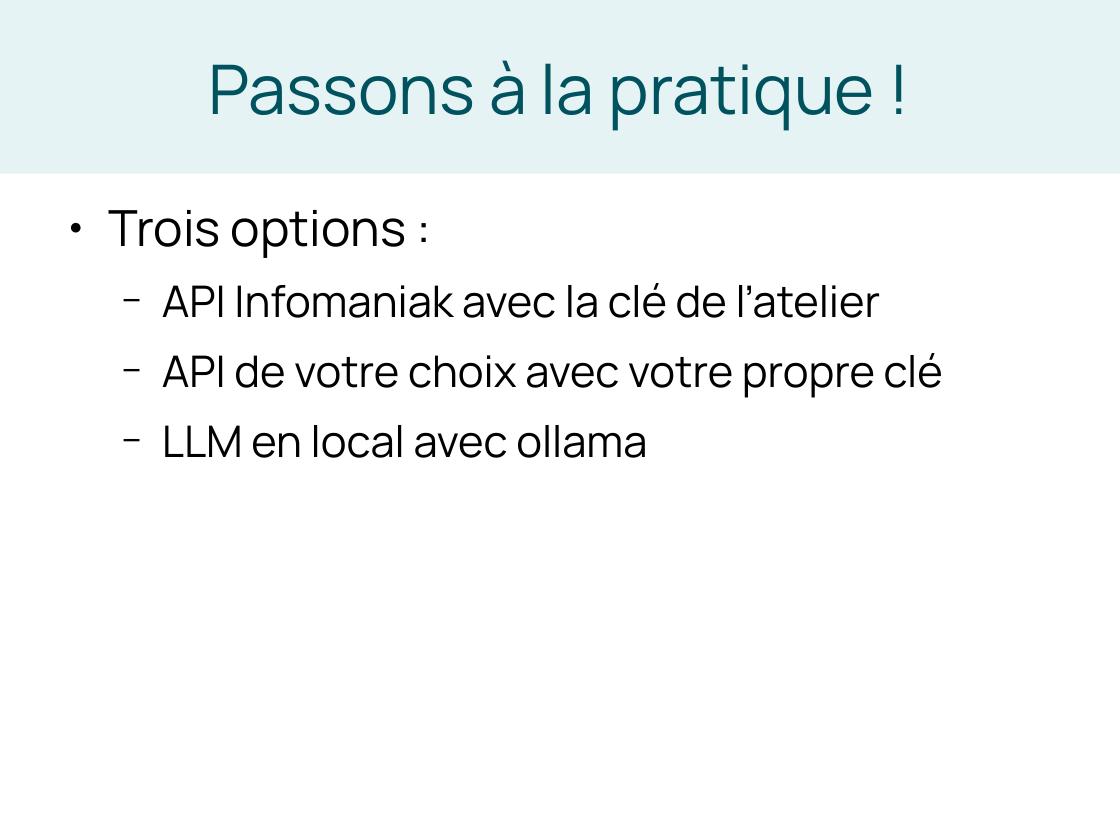
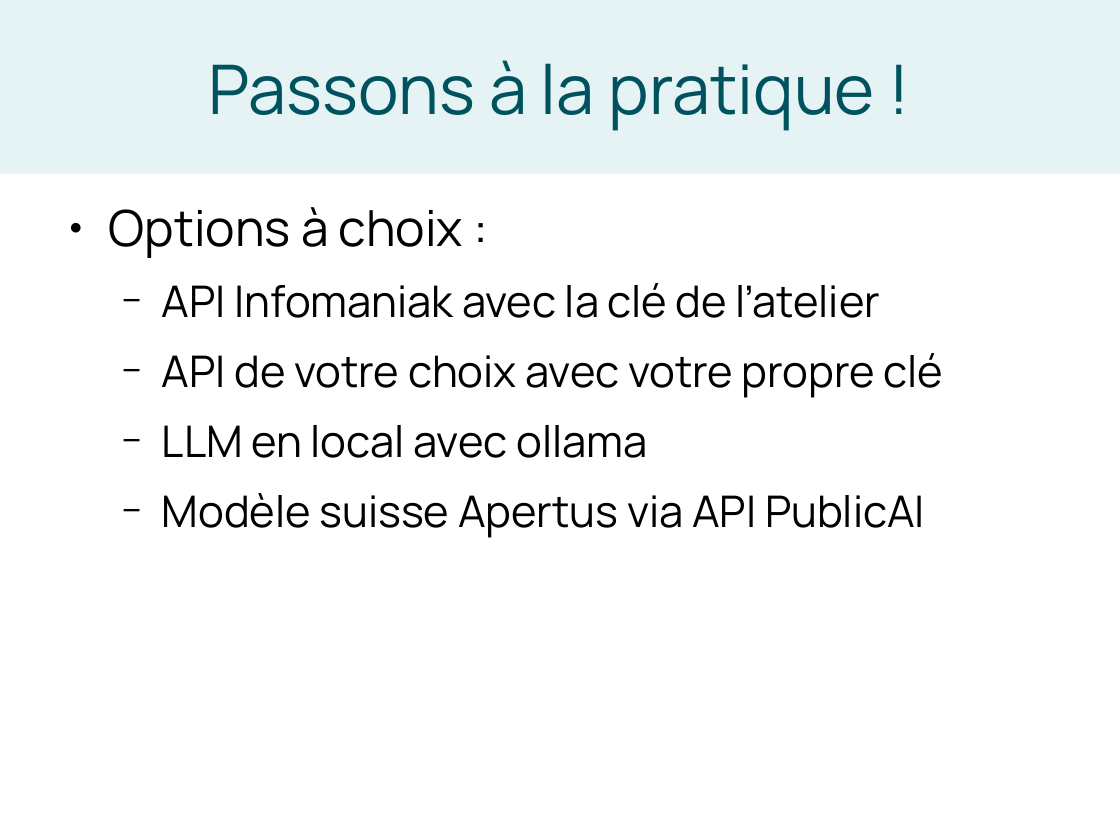
Before and after one commit to liowalter/open-refine-libreabc2025, a slide deck: slide 21 of presentation/openrefine-libreABC2025.odp. Drawn at 1120x840 pixels with LibreOffice and Linux fonts; fonts in the diff are those of the drawing. Boxes give left, top, right and bottom in pixels: in the first picture for what was removed or moved away, otherwise in the second. Text is boxed around its words. In the diff, an @@ line names an element or a change of style, - is before the commit and + after.

```diff
--- a/presentation/openrefine-libreABC2025.odp
+++ b/presentation/openrefine-libreABC2025.odp
@@ text at (109,207,463,258): text changed @@
-● Trois options :
+● Options à choix :
@@ text at (162,493,925,538): paragraph added @@
+  − Modèle suisse Apertus via API PublicAI
```
Also in this commit, not shown: 1 other slide changed.
